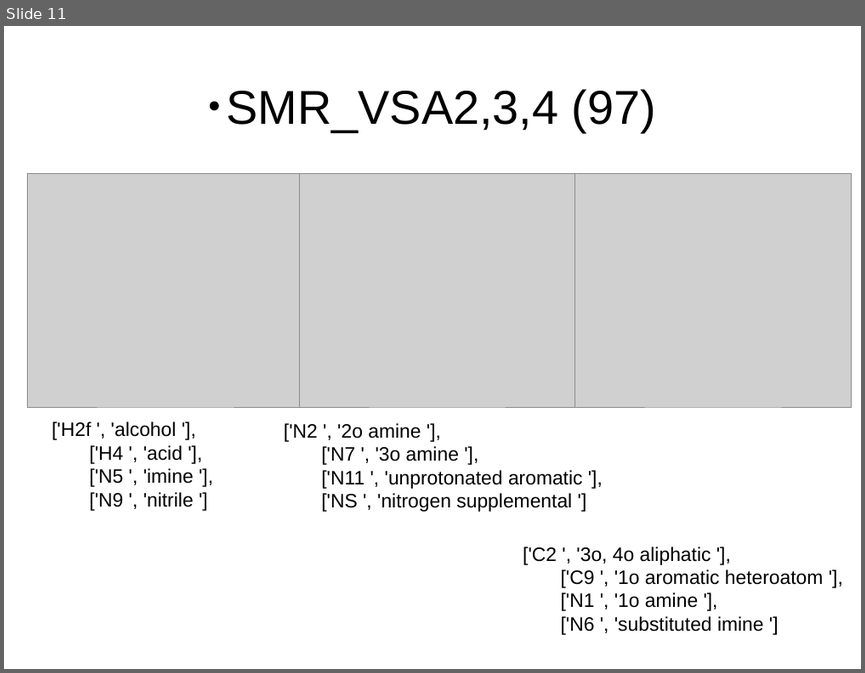
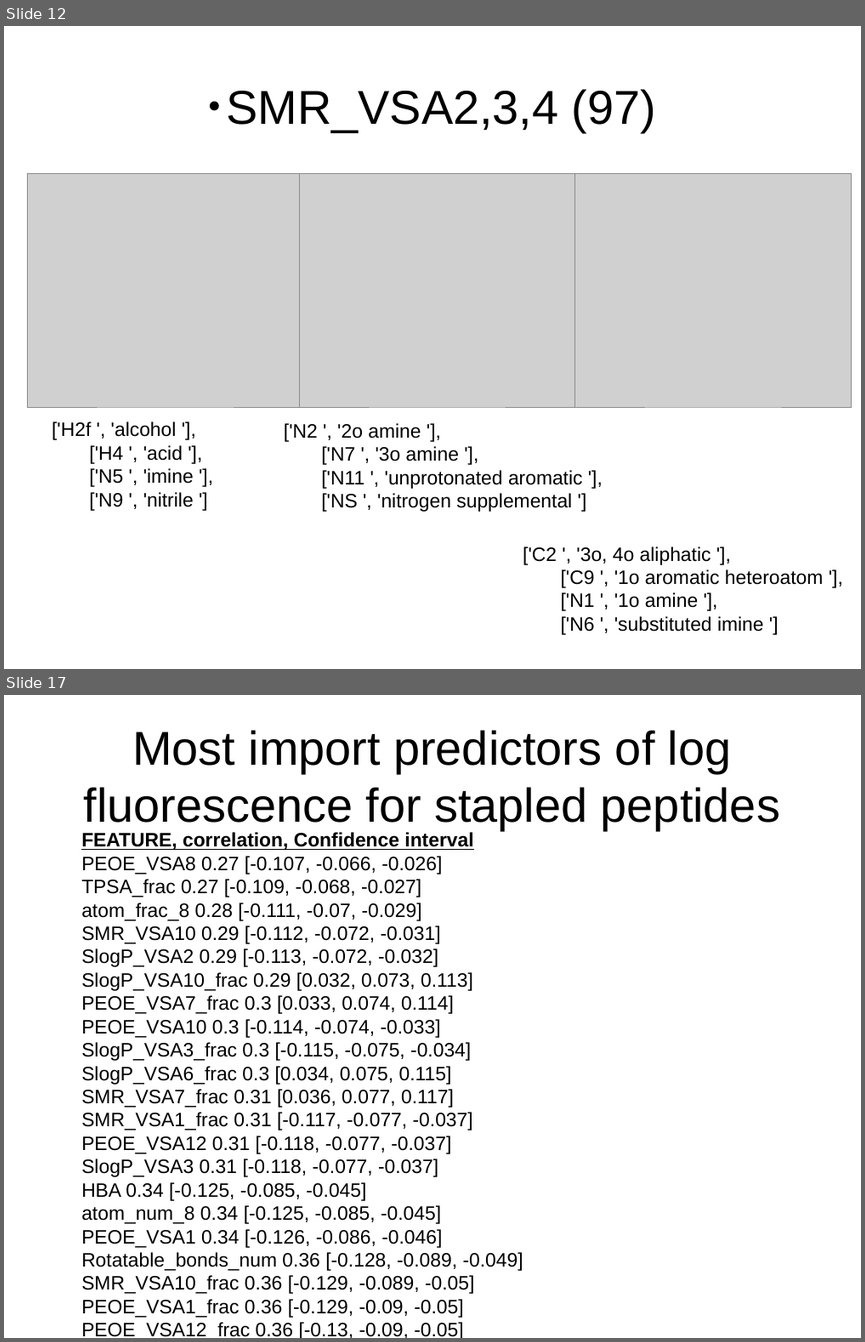
Before and after one commit to leexa90/Projects, a slide deck: toxicity/Final/Permability/all_seq/permaubility slides.odp. Shown one above the other, each under a label of ours: slide 11 before the commit, slides 12 and 17 after it; the slides between them are not shown. The pictures are 865x673 and 865x1342 pixels, drawn with LibreOffice and Linux fonts; fonts in the diff are those of the drawing; grey boxes stand for pictures; background and template pictures are left out. Boxes give left, top, right and bottom in pixels: in the first picture for what was removed or moved away, otherwise in the second. Text is boxed around its words. In the diff, an @@ line names an element or a change of style, - is before the commit and + after.

```diff
--- a/toxicity/Final/Permability/all_seq/permaubility slides.odp
+++ b/toxicity/Final/Permability/all_seq/permaubility slides.odp
@@ slide 17 added at (4,695,861,1338), background #FFFFFF @@
@@ title added at (84,730,780,830), 44 pt, text #000000 @@
+Most import predictors of log fluorescence for stapled peptides
@@ text added at (81,832,523,1338), 18 pt, text #000000 @@
+FEATURE, correlation, Confidence interval
+PEOE_VSA8 0.27 [-0.107, -0.066, -0.026]
+TPSA_frac 0.27 [-0.109, -0.068, -0.027]
+atom_frac_8 0.28 [-0.111, -0.07, -0.029]
+SMR_VSA10 0.29 [-0.112, -0.072, -0.031]
+SlogP_VSA2 0.29 [-0.113, -0.072, -0.032]
+SlogP_VSA10_frac 0.29 [0.032, 0.073, 0.113]
+PEOE_VSA7_frac 0.3 [0.033, 0.074, 0.114]
+PEOE_VSA10 0.3 [-0.114, -0.074, -0.033]
+SlogP_VSA3_frac 0.3 [-0.115, -0.075, -0.034]
+SlogP_VSA6_frac 0.3 [0.034, 0.075, 0.115]
+SMR_VSA7_frac 0.31 [0.036, 0.077, 0.117]
+SMR_VSA1_frac 0.31 [-0.117, -0.077, -0.037]
+PEOE_VSA12 0.31 [-0.118, -0.077, -0.037]
+SlogP_VSA3 0.31 [-0.118, -0.077, -0.037]
+HBA 0.34 [-0.125, -0.085, -0.045]
+atom_num_8 0.34 [-0.125, -0.085, -0.045]
+PEOE_VSA1 0.34 [-0.126, -0.086, -0.046]
+Rotatable_bonds_num 0.36 [-0.128, -0.089, -0.049]
+SMR_VSA10_frac 0.36 [-0.129, -0.089, -0.05]
+PEOE_VSA1_frac 0.36 [-0.129, -0.09, -0.05]
+PEOE_VSA12_frac 0.36 [-0.13, -0.09, -0.05]
+SlogP_VSA2_frac 0.37 [-0.133, -0.093, -0.054]
@@ what was slide 11 is now slide 12 @@
```
Also in this commit, not shown: 2 slides changed, 8 other slides added, 30 other files.
